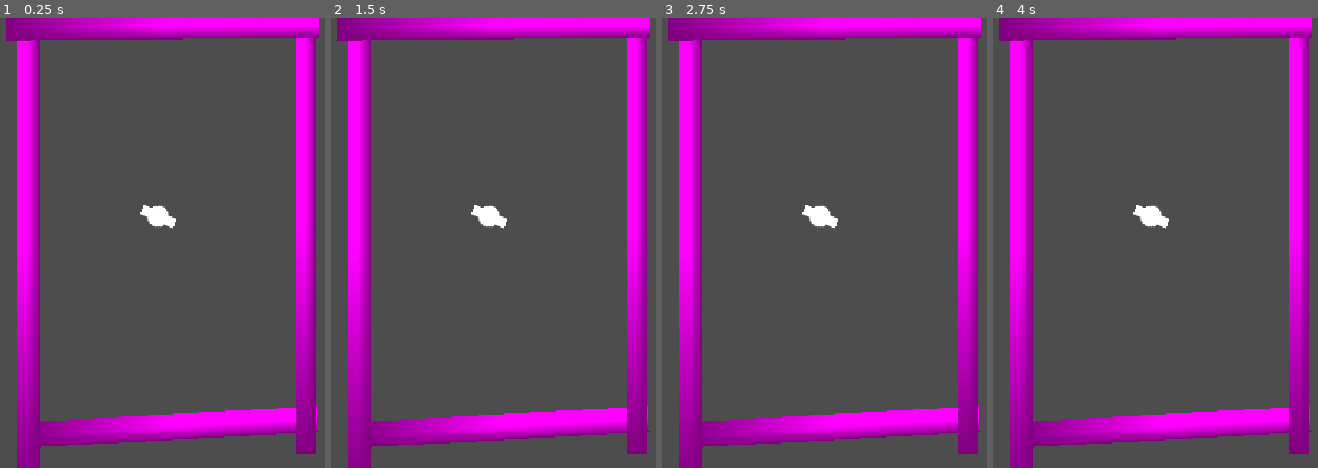
Above: before the commit, frames 1-4 (left to right).
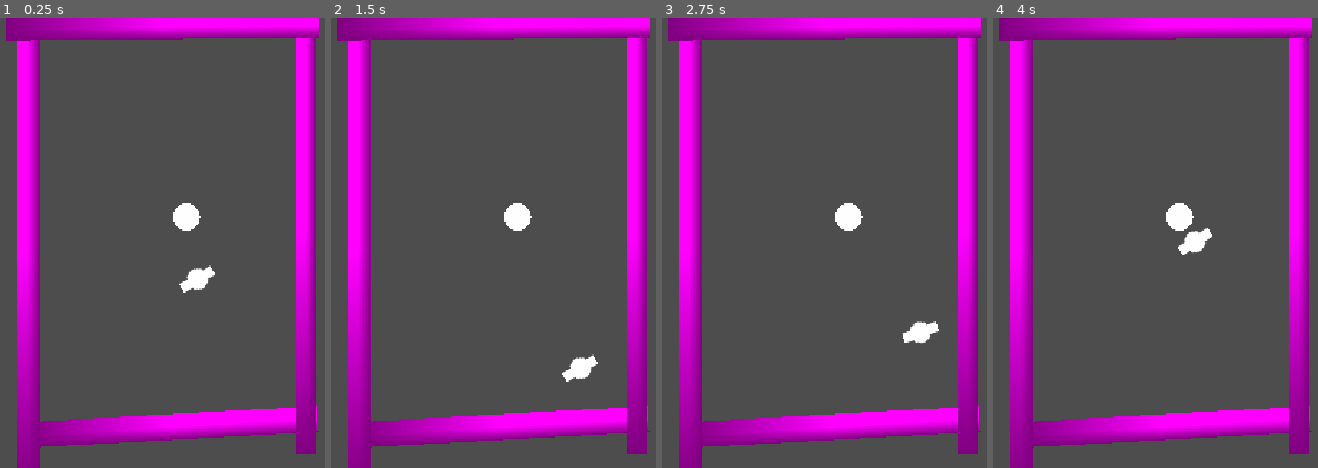
Above: after the commit, the same moments.

Repository: Mrbobbuilder69/GMTK_jam_2026
Game: Godot game, scene res://Scenes/Enemy_Test_Scene.tscn
The game is run twice, just before and just after one commit, with the same random seed, the same clock (stepped at 60 frames per second) and the same inputs.
Inputs:
- Up to frame 1 (0.25 s): no input
- Up to frame 2 (1.5 s): hold D (Right) 0.53-1.28 s; hold S (Down) from 1.28 s (still down)
- Up to frame 3 (2.75 s): release S (Down) at 2.03 s; hold D (Right) from 2.03 s (still down)
- Up to frame 4 (4 s): release D (Right) at 2.78 s; hold W (Up) 2.78-3.53 s; tap Enter at 3.5 s; hold A (Left) from 3.53 s (still down)

The runs differ from the first frame. In frame 1, 1.1% of the frame differs, in the area x 43-67%, y 41-62%; in frame 2, 1.1%; in frame 3, 1.1%, in the area x 43-86%, y 41-73%; in frame 4, 1.1%.
Error before the commit: Parse Error: Mixed use of tabs and spaces for indentation. (res://Scripts/EnemyAI/Brawler_AI.gd:35)

Commit message:
Basic brawler/melee AI
Full AI detection logic, basic brawler AI that runs at the player when detected
Runs off scene unique nodes for the player, player is a rigidbody reference for now(will need to be changed)
Brawler class derives from enemy class, other basic enemy ai types can be implemented from extending the enemyai class
Haven't implemented damage(to or from the player) or death yet, functions are there to do so

Diff:
--- a/Scenes/Brawler_Enemy.tscn
+++ b/Scenes/Brawler_Enemy.tscn
@@ -7,11 +7,10 @@
 
 [node name="BrawlerEnemy" type="RigidBody2D" unique_id=1650754415 node_paths=PackedStringArray("rb", "ray2D")]
 script = ExtResource("1_c444j")
-moveSpeed = 60.0
+detectedSpeed = 260.0
+detectedRotationVelocity = 6.0
 rb = NodePath(".")
 ray2D = NodePath("RayCast2D")
-
-[node name="Area2D" type="Area2D" parent="." unique_id=430585652]
 
 [node name="Sprite2D" type="Sprite2D" parent="." unique_id=481918697]
 texture = ExtResource("1_bs4qm")
--- a/Scenes/Enemy_Test_Scene.tscn
+++ b/Scenes/Enemy_Test_Scene.tscn
@@ -1,6 +1,7 @@
 [gd_scene format=3 uid="uid://bj7keshvecx67"]
 
-[ext_resource type="PackedScene" uid="uid://o2g7ftervbl2" path="res://Scenes/Brawler_Enemy.tscn" id="1_pgncr"]
+[ext_resource type="Texture2D" uid="uid://cxwlh570dokcq" path="res://Assets/White-Circle-PNG-HD-Image-2758320687.png" id="1_pgncr"]
+[ext_resource type="PackedScene" uid="uid://o2g7ftervbl2" path="res://Scenes/Brawler_Enemy.tscn" id="2_5l8a0"]
 
 [sub_resource type="RectangleShape2D" id="RectangleShape2D_thlim"]
 size = Vector2(20, 150)
@@ -8,6 +9,13 @@
 [sub_resource type="PlaceholderTexture2D" id="PlaceholderTexture2D_thlim"]
 
 [node name="EnemyTestScene" type="Node2D" unique_id=111833282]
+
+[node name="BrawlerEnemy" parent="." unique_id=1650754415 instance=ExtResource("2_5l8a0")]
+position = Vector2(1.9999921, 138)
+rotation = 1.0444894
+detectedSpeed = 260.0
+detectedRotationVelocity = 6.0
+detectionDistance = 500.0
 
 [node name="Wall4" type="Node2D" parent="." unique_id=1422081603]
 position = Vector2(-127, 292)
@@ -80,8 +88,10 @@
 scale = Vector2(20, 151)
 texture = SubResource("PlaceholderTexture2D_thlim")
 
-[node name="BrawlerEnemy" parent="." unique_id=1213182775 instance=ExtResource("1_pgncr")]
-position = Vector2(-23, 99)
-rotation = -1.1519274
-rayScanDistance = 40.0
-moveSpeed = 80.0
+[node name="Player" type="RigidBody2D" parent="." unique_id=184726372]
+unique_name_in_owner = true
+position = Vector2(2, 99)
+
+[node name="Sprite2D" type="Sprite2D" parent="Player" unique_id=1329713208]
+scale = Vector2(0.023437498, 0.023437498)
+texture = ExtResource("1_pgncr")
--- a/Scripts/EnemyAI/Brawler_AI.gd
+++ b/Scripts/EnemyAI/Brawler_AI.gd
@@ -1,53 +1,40 @@
 class_name BrawlerAI extends EnemyAI
 
-#Raycast parameters:
-#{
-#   position: Vector2 # point in world space for collision
-#   normal: Vector2 # normal in world space for collision
-#   collider: Object # Object collided or null (if unassociated)
-#   collider_id: ObjectID # Object it collided against
-#   rid: RID # RID it collided against
-#   shape: int # shape index of collider
-#  metadata: Variant() # metadata of collider
-#}
 
 @export var rayScanDistance := float(20)
-@export var moveSpeed := float(20)
-@export var rotationVelocity := float(2)
-var tween : Tween
+@export var patrolSpeed := float(80)
+@export var detectedSpeed := float(140)
+@export var patrolRotationVelocity := float(2)
+@export var detectedRotationVelocity := float(4)
+@export var meleeDistance := float(30)
 var canBounce := true
 var newvel:Vector2
 func _ready() -> void:
-	tween = create_tween()
-	rb.linear_velocity = (Vector2.from_angle(rb.rotation))*moveSpeed
+	rb.linear_velocity = (Vector2.from_angle(rb.rotation))*patrolSpeed
+	super._ready()
 
-##Bounces around a closed room
-func onPatrol(delta:float) ->void:
+##Bounces around a closed room, might pull this up to the enemy controller
+func patrolBehaviour(delta:float) ->void:
 	if ray2D == null:
 		print("Ray is null ")
 		return
-    #
+	#
 	ray2D.target_position = Vector2(1,0)*rayScanDistance
 
 	if ray2D.is_colliding() and canBounce:
 
-		rb.linear_velocity = Vector2(0,0)
-	    var velocity := rb.linear_velocity
-		var currentAngle := rb.rotation
-        #get raycast hit information
+		var velocity := rb.linear_velocity
+		#get raycast hit information
 		var collisionData := RaycastHitData.new(ray2D.get_collider(),
 		ray2D.get_collision_normal(),ray2D.get_collision_point())
-        #compute bounce, bounce final velocity is inverting the normal component
+		#compute bounce, bounce final velocity is inverting the normal component
 		var normalComponent := velocity.dot(collisionData.normal)*collisionData.normal
 		var tangentialComponent := velocity - normalComponent
 		var bounceVelocity := tangentialComponent - normalComponent
-		newvel = bounceVelocity.normalized()*moveSpeed
-        #tween the rotation to the new bounce position so it doesn't look like a screensaver
-		tween = create_tween()
-		var diff := angle_difference(currentAngle,newvel.angle())
-		var targetAngle = currentAngle+diff
-
-		tween.tween_property(rb,"rotation",targetAngle,abs(diff)/rotationVelocity)
+		newvel = bounceVelocity.normalized()* patrolSpeed * speedModifier
+		#tween the rotation to the new bounce position so it doesn't look like a screensaver
+		rb.linear_velocity = Vector2(0,0)
+		tweenToAngle(newvel.angle(),patrolRotationVelocity)
 		canBounce = false
 	#wait until the tween is done before setting new velocity and position
 	elif not ray2D.is_colliding() and not tween == null:
@@ -55,6 +42,25 @@
 			canBounce = true
 			rb.linear_velocity = newvel
 
+func onDetected() -> void:
+	tween.kill()
+	print("player just detected")
 
-func onPlayerDetected() ->void:
-	print("player detected")
+##Runs at the player
+func detectedBehaviour(delta:float) ->void:
+	print("detected")
+	#check if the enemy is in melee range, otherwise rotate towards and run at the player
+	var distanceTo = (rb.position - playerref.position).length()
+	var targetAngle = get_angle_to(playerref.position) + rb.rotation
+	rb.rotation = rotate_toward(rb.rotation, targetAngle, detectedRotationVelocity * delta)
+	if distanceTo > meleeDistance:
+		rb.linear_velocity = Vector2.from_angle(rb.rotation) * detectedSpeed * speedModifier
+	else:
+		rb.linear_velocity = Vector2(0,0)
+		#Insert melee attack and or damage logic here
+
+func onUnDetect() -> void:
+	tween.kill()
+	newvel = Vector2.from_angle(rb.rotation)*patrolSpeed * speedModifier
+	rb.linear_velocity = newvel
+	canBounce = true
--- a/Scripts/EnemyAI/EnemyAIController.gd
+++ b/Scripts/EnemyAI/EnemyAIController.gd
@@ -1,11 +1,6 @@
 @abstract class_name EnemyAI extends RigidBody2D
+##classes and enums
 enum AIState {patrol,detected}
-
-var playerref : RigidBody2D
-@export var rb :RigidBody2D
-@export var blood := float(100) #maybe set this up as a percentage
-var currentState := AIState.patrol
-
 class RaycastHitData:
     var collider
     var normal:Vector2
@@ -15,17 +10,95 @@
         normal = inormal
         point = ipoint
 
+##Editor vars
+@export var rb :RigidBody2D
+@export var maxBlood := float(100) #maybe set this up as a percentage
 @export var ray2D :RayCast2D
-@abstract func onPlayerDetected() ->void
+@export var detectionDistance := float(100)
+##degrees
+@export var fov := float(120)
 
-@abstract func onPatrol(delta:float) ->void
+##Private vars
+var playerref : RigidBody2D
+var currentState := AIState.patrol
+var blood : float
+var speedModifier = 1
+var tween : Tween
+var dead = false
+
+##Functions
+@abstract func detectedBehaviour(delta:float) ->void
+@abstract func patrolBehaviour(delta:float) ->void
+@abstract func onDetected() -> void
+@abstract func onUnDetect() -> void
+
+func _ready() -> void:
+    blood = maxBlood
+    setState(AIState.patrol)
+    playerref = get_node("%Player")
+
+func tweenToAngle(target:float, angVel:float) ->void:
+        tween = create_tween()
+        var currentAngle = rb.rotation
+        var diff := angle_difference(currentAngle,target)
+        var targetAngle = currentAngle+diff
+        tween.tween_property(rb,"rotation",targetAngle,abs(diff)/angVel)
+
+func onDeath():
+    print("summon corpse and blood stuff here and do other death things")
+
+func onDamage(damangeAmount:float):
+    print("particles and other damage effect stuff")
+    blood -= damangeAmount
+
+#Returns if the player is visible or not, to check state change
+func checkPlayerVisible(playerPosition :Vector2) ->bool:
+    var displacementVector = playerPosition-rb.position
+    var distance = displacementVector.length()
+    if distance > detectionDistance:
+        return false
+
+    var forwardVector = Vector2.from_angle(rb.rotation)
+    var dp = (forwardVector).dot(displacementVector.normalized())
+    if dp <= cos(deg_to_rad(fov)/2):
+        return false
+
+
+    var space_state = get_world_2d().direct_space_state
+    var query = PhysicsRayQueryParameters2D.create(rb.position,playerPosition)
+    #BIT MASK, needs to be set via the bitwise operations(check the docks)
+    #change this to whatever the terrain is on
+    query.collision_mask = 1
+    var result = space_state.intersect_ray(query)
+    if result:
+        return false
+    #Call the on detected function
+
+    return true
+
 
 func setState(state:AIState) ->void:
     currentState = state
 
 func _physics_process(delta: float) -> void:
+    if blood <= 0 and !dead:
+        onDeath()
+        dead = true
+    if dead:
+        return
     match currentState:
         AIState.patrol:
-            onPatrol(delta)
+            patrolBehaviour(delta)
         AIState.detected:
-            onPlayerDetected()
+            detectedBehaviour(delta)
+    if playerref != null:
+        var playervisible := checkPlayerVisible(playerref.position)
+        if playervisible and currentState != AIState.detected:
+            print("player detected")
+            onDetected()
+            setState(AIState.detected)
+        elif !playervisible and currentState == AIState.detected:
+            onUnDetect()
+            setState(AIState.patrol)
+    else:
+        print("Enemy AI player reference not set")
